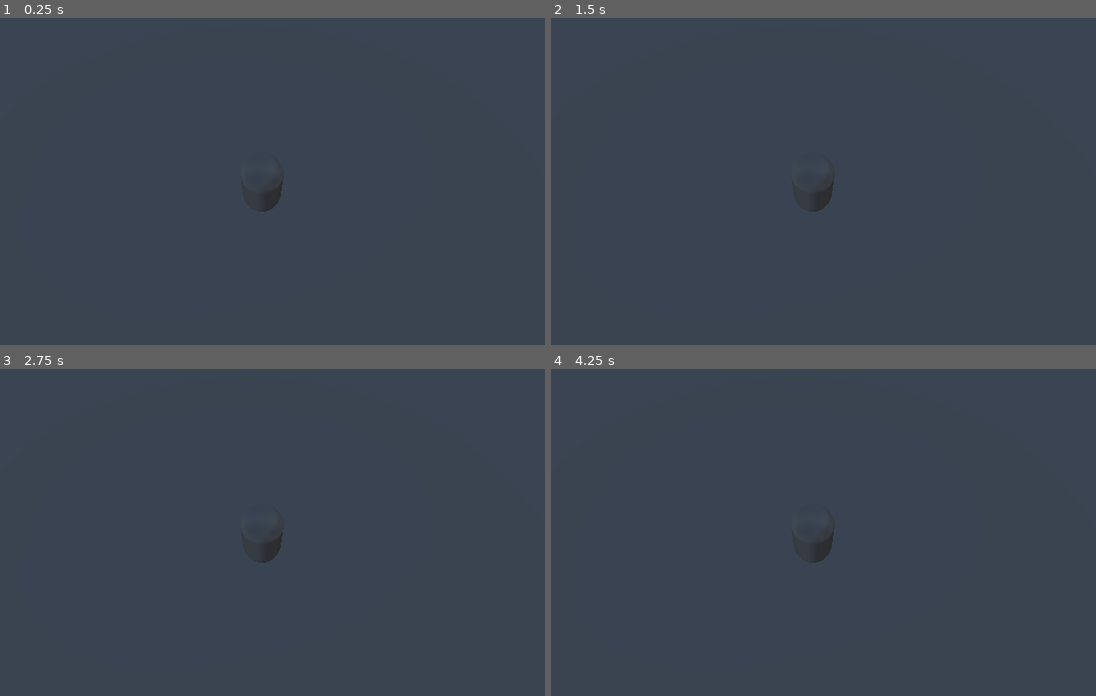
Above: before the commit, frames 1-4 (two rows, left to right).
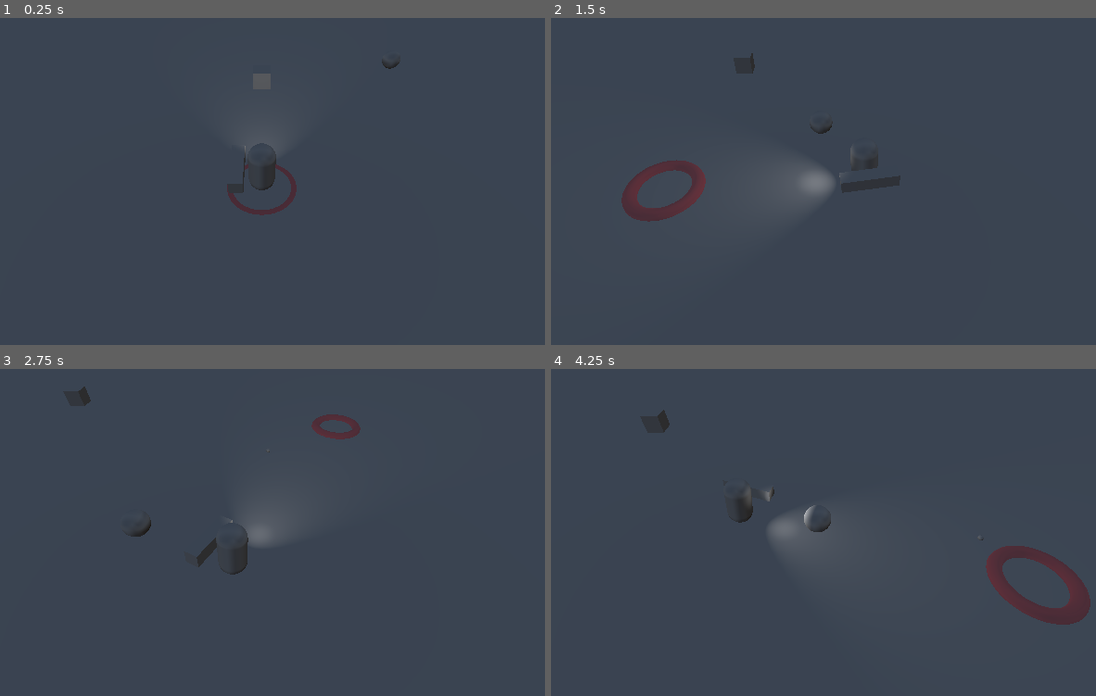
Above: after the commit, the same moments.

Repository: smekbo/scream-jam-2025
Game: Godot game, scene res://world.tscn
Two runs of this game, one before a commit and one after it. Both use one fixed random seed, a clock stepped at 60 frames per second and the inputs below.
Inputs (mouse positions are in pixels of both pictures, inside the frame that each line leads up to):
- Up to frame 1 (0.25 s): no input
- Up to frame 2 (1.5 s): tap Enter at 0.5 s; move the mouse to (976, 145) at 0.52 s; press the mouse at (976, 145) at 0.53 s; hold D (move_right) 0.53-1.28 s; move the mouse to (665, 188) at 1.27 s; release the mouse at (665, 188) at 1.28 s; hold S (move_backward) from 1.28 s (still down); click (665, 188) at 1.35 s
- Up to frame 3 (2.75 s): move the mouse to (337, 427) at 2.02 s; release S (move_backward) at 2.03 s; press the mouse at (337, 427) at 2.03 s; hold D (move_right) from 2.03 s (still down)
- Up to frame 4 (4.25 s): move the mouse to (774, 601) at 2.77 s; release D (move_right) at 2.78 s; release the mouse at (774, 601) at 2.78 s; hold W (move_forward) 2.78-3.53 s; click (774, 601) at 2.85 s; move the mouse to (1036, 581) at 3.52 s; press the mouse at (1036, 581) at 3.53 s; hold A (move_left) from 3.53 s (still down)

The runs differ from the first frame. In frame 1, 0.8% of the frame differs, in the area x 41-74%, y 13-61%; in frame 2, 2.3%; in frame 3, 1.4%; in frame 4, 3.3%, in the area x 19-99%, y 12-79%.

Commit message:
more stuff

Diff:
--- /dev/null
+++ b/enemy.gd
@@ -0,0 +1,23 @@
+extends CharacterBody3D
+
+@export var SPEED : int = 100
+
+var target : Vector3
+
+
+# Called when the node enters the scene tree for the first time.
+func _ready() -> void:
+	target = _game.player.global_position
+	_game.player.player_position_update.connect(on_target_changed)
+
+
+# Called every frame. 'delta' is the elapsed time since the previous frame.
+func _process(delta: float) -> void:
+	if target:
+		var direction = target - global_position
+		velocity = direction * SPEED * delta
+		move_and_slide()
+
+
+func on_target_changed(new_target : Vector3):
+	target = new_target
--- /dev/null
+++ b/enemy.tscn
@@ -0,0 +1,18 @@
+[gd_scene load_steps=4 format=3 uid="uid://318f23alwesp"]
+
+[ext_resource type="Script" uid="uid://dbcm457m2y6gw" path="res://enemy.gd" id="1_7k104"]
+
+[sub_resource type="SphereShape3D" id="SphereShape3D_4gyqm"]
+
+[sub_resource type="SphereMesh" id="SphereMesh_qi2p4"]
+
+[node name="Enemy" type="CharacterBody3D"]
+collision_layer = 2
+collision_mask = 5
+script = ExtResource("1_7k104")
+
+[node name="CollisionShape3D" type="CollisionShape3D" parent="."]
+shape = SubResource("SphereShape3D_4gyqm")
+
+[node name="MeshInstance3D" type="MeshInstance3D" parent="."]
+mesh = SubResource("SphereMesh_qi2p4")
--- a/game.gd
+++ b/game.gd
@@ -1,14 +1,8 @@
 extends Node3D
 class_name Game
 
+var player : Player
+
 
 func _ready() -> void:
-	print("GAME READY")
-
-
-func _input_event(_camera: Camera3D, event: InputEvent, _event_position: Vector3, _normal: Vector3, _shape_idx: int) -> void:
-	if event.is_class("InputEventMouse"):
-		process_mouse_movement(event)
-
-func process_mouse_movement(event : InputEventMouse):
-	print(event.position)
+	player = get_node("/root/World/Player")
--- a/player.gd
+++ b/player.gd
@@ -1,8 +1,16 @@
 extends CharacterBody3D
+class_name Player
 
-@export var SPEED : int = 1000
+signal player_position_update
 
-@onready var camera : Camera3D = $Camera3D
+@export var SPEED : int = 500
+@export var WEAPON : Weapon
+
+@onready var camera : Camera3D = $camera_handle/Camera3D
+@onready var crosshair : Node3D = $crosshair
+@onready var model_handle : Node3D = $model_handle
+
+var aiming_direction : Vector3
 
 
 func _ready() -> void:
@@ -12,7 +20,42 @@
 	if not is_on_floor():
 		velocity = ProjectSettings.get_setting("physics/3d/default_gravity") * ProjectSettings.get_setting("physics/3d/default_gravity_vector")
 
+	if Input.is_action_pressed("fire"):
+		WEAPON.fire(aiming_direction)
+
 	velocity.x = SPEED * delta * -1 * (Input.get_action_strength("move_left") - Input.get_action_strength("move_right"))
 	velocity.z = SPEED * delta * -1 * (Input.get_action_strength("move_forward") - Input.get_action_strength("move_backward"))
 
 	move_and_slide()
+	emit_signal("player_position_update", global_position)
+
+func _input(event: InputEvent) -> void:
+	if event.is_class("InputEventMouse"):
+		process_mouse_movement(event)
+
+func process_mouse_movement(event : InputEventMouse):
+	# figure out how far the mouse is from the middle of the viewport
+	#   and shift the camera based on that distance
+	var viewport_size : Vector2 = get_viewport().size
+	var viewport_center : Vector2 = Vector2(viewport_size.x/2, viewport_size.y/2)
+	var mouse_distance_from_center : Vector2 = event.position - viewport_center
+	camera.position.x = mouse_distance_from_center.x / 120
+	camera.position.z = mouse_distance_from_center.y / 100
+
+	# figure out where to put the mouse crosshair on the ground
+	var raycast_result
+	var ray_length = 100
+	var from = camera.project_ray_origin(event.position)
+	var to = from + camera.project_ray_normal(event.position) * ray_length
+	var space = get_world_3d().direct_space_state
+	var ray_query = PhysicsRayQueryParameters3D.new()
+	ray_query.collision_mask = 0b00000000_00000000_00000000_00000100
+	ray_query.from = from
+	ray_query.to = to
+	raycast_result = space.intersect_ray(ray_query)
+
+	# if the mouse is over ground, move the crosshair and rotate body
+	if raycast_result:
+		crosshair.global_position = Vector3(raycast_result.position.x, 0, raycast_result.position.z)
+		model_handle.look_at(crosshair.global_position)
+		aiming_direction = crosshair.global_position - model_handle.global_position
--- a/player.tscn
+++ b/player.tscn
@@ -1,19 +1,66 @@
-[gd_scene load_steps=4 format=3 uid="uid://djwx48nmfhvx6"]
+[gd_scene load_steps=8 format=3 uid="uid://djwx48nmfhvx6"]
 
 [ext_resource type="Script" uid="uid://bednfy0bk1bgs" path="res://player.gd" id="1_4flbx"]
+[ext_resource type="PackedScene" uid="uid://d3mylatt3vu7a" path="res://weapons/pistol/pistol.tscn" id="2_i3pqv"]
+[ext_resource type="Script" uid="uid://dskrt0io81tc2" path="res://ui.gd" id="2_onrkg"]
+
+[sub_resource type="CapsuleShape3D" id="CapsuleShape3D_4flbx"]
 
 [sub_resource type="CapsuleMesh" id="CapsuleMesh_sh265"]
 
-[sub_resource type="CapsuleShape3D" id="CapsuleShape3D_4flbx"]
+[sub_resource type="StandardMaterial3D" id="StandardMaterial3D_onrkg"]
+transparency = 1
+albedo_color = Color(0.9098039, 0, 0.07058824, 0.41960785)
 
-[node name="Player" type="CharacterBody3D"]
+[sub_resource type="TorusMesh" id="TorusMesh_onrkg"]
+material = SubResource("StandardMaterial3D_onrkg")
+inner_radius = 1.0
+outer_radius = 1.5
+
+[node name="Player" type="CharacterBody3D" node_paths=PackedStringArray("WEAPON")]
+collision_mask = 6
 script = ExtResource("1_4flbx")
-
-[node name="MeshInstance3D" type="MeshInstance3D" parent="."]
-mesh = SubResource("CapsuleMesh_sh265")
+WEAPON = NodePath("model_handle/weapon_handle/Pistol")
 
 [node name="CollisionShape3D" type="CollisionShape3D" parent="."]
 shape = SubResource("CapsuleShape3D_4flbx")
 
-[node name="Camera3D" type="Camera3D" parent="."]
-transform = Transform3D(1, 0, 0, 0, 0.4999999, 0.8660253, 0, -0.8660253, 0.4999999, 0, 6.0040693, 3.0028377)
+[node name="model_handle" type="Node3D" parent="."]
+
+[node name="MeshInstance3D" type="MeshInstance3D" parent="model_handle"]
+mesh = SubResource("CapsuleMesh_sh265")
+skeleton = NodePath("../..")
+
+[node name="weapon_handle" type="Node3D" parent="model_handle"]
+transform = Transform3D(1, 0, 0, 0, 1, 0, 0, 0, 1, -0.89356947, 0, 0)
+
+[node name="Pistol" parent="model_handle/weapon_handle" instance=ExtResource("2_i3pqv")]
+
+[node name="SpotLight3D" type="SpotLight3D" parent="model_handle"]
+light_energy = 1.5
+spot_range = 72.606316
+spot_angle = 39.42338
+
+[node name="OmniLight3D" type="OmniLight3D" parent="model_handle"]
+transform = Transform3D(1, 0, 0, 0, 1, 0, 0, 0, 1, 0, 0.5097184, -1.8035522)
+distance_fade_enabled = true
+omni_range = 1.5591534
+
+[node name="camera_handle" type="Node3D" parent="."]
+transform = Transform3D(1, 0, 0, 0, 1, 0, 0, 0, 1, 0, 7, 7)
+
+[node name="Camera3D" type="Camera3D" parent="camera_handle"]
+transform = Transform3D(1, 0, 0, 0, 0.7071067, 0.7071068, 0, -0.7071068, 0.7071067, 0, 0, 0)
+
+[node name="UI" type="Control" parent="."]
+layout_mode = 3
+anchors_preset = 15
+anchor_right = 1.0
+anchor_bottom = 1.0
+grow_horizontal = 2
+grow_vertical = 2
+script = ExtResource("2_onrkg")
+
+[node name="crosshair" type="MeshInstance3D" parent="."]
+transform = Transform3D(1, 0, 0, 0, 1, 0, 0, 0, 1, 0, -1.2578616, 0)
+mesh = SubResource("TorusMesh_onrkg")
--- a/project.godot
+++ b/project.godot
@@ -41,6 +41,11 @@
 "events": [Object(InputEventKey,"resource_local_to_scene":false,"resource_name":"","device":-1,"window_id":0,"alt_press …(192 unchanged characters)…
 ]
 }
+fire={
+"deadzone": 0.2,
+"events": [Object(InputEventMouseButton,"resource_local_to_scene":false,"resource_name":"","device":-1,"window_id":0,"alt_pressed":false,"shift_pressed":false,"ctrl_pressed":false,"meta_pressed":false,"button_mask":1,"position":Vector2(238, 26),"global_position":Vector2(247, 74),"factor":1.0,"button_index":1,"canceled":false,"pressed":true,"double_click":false,"script":null)
+]
+}
 
 [layer_names]
 
--- /dev/null
+++ b/ui.gd
@@ -0,0 +1,6 @@
+extends Control
+
+
+# Called when the node enters the scene tree for the first time.
+func _ready() -> void:
+	pass # Replace with function body.
--- /dev/null
+++ b/weapons/pistol/bullet.gd
@@ -0,0 +1,13 @@
+extends Projectile
+
+var speed = 100
+
+
+# Called when the node enters the scene tree for the first time.
+func _ready() -> void:
+	pass # Replace with function body.
+
+
+# Called every frame. 'delta' is the elapsed time since the previous frame.
+func _process(delta: float) -> void:
+	move_and_collide(direction.normalized() * delta * speed)
--- /dev/null
+++ b/weapons/pistol/bullet.tscn
@@ -0,0 +1,20 @@
+[gd_scene load_steps=4 format=3 uid="uid://bog4pnvgcxe5k"]
+
+[ext_resource type="Script" uid="uid://4c0kecsrwb77" path="res://weapons/pistol/bullet.gd" id="1_bk8kh"]
+
+[sub_resource type="SphereMesh" id="SphereMesh_kfrv5"]
+radius = 0.1
+height = 0.2
+
+[sub_resource type="SphereShape3D" id="SphereShape3D_kfrv5"]
+radius = 0.1
+
+[node name="Bullet" type="AnimatableBody3D"]
+constant_linear_velocity = Vector3(0, 0, 100)
+script = ExtResource("1_bk8kh")
+
+[node name="MeshInstance3D" type="MeshInstance3D" parent="."]
+mesh = SubResource("SphereMesh_kfrv5")
+
+[node name="CollisionShape3D" type="CollisionShape3D" parent="."]
+shape = SubResource("SphereShape3D_kfrv5")
--- /dev/null
+++ b/weapons/pistol/pistol.gd
@@ -0,0 +1,10 @@
+extends Weapon
+
+@export var projectile_scene : PackedScene
+
+
+func emit_projectile(direction : Vector3):
+	var new_bullet : Projectile = projectile_scene.instantiate()
+	new_bullet.global_position = business_end.global_position
+	new_bullet.direction = direction
+	get_node("/root").add_child(new_bullet)
--- /dev/null
+++ b/weapons/pistol/pistol.tscn
@@ -0,0 +1,19 @@
+[gd_scene load_steps=4 format=3 uid="uid://d3mylatt3vu7a"]
+
+[ext_resource type="Script" uid="uid://2whqvrf0hpan" path="res://weapons/pistol/pistol.gd" id="1_08c3m"]
+[ext_resource type="PackedScene" uid="uid://bog4pnvgcxe5k" path="res://weapons/pistol/bullet.tscn" id="2_nosnq"]
+
+[sub_resource type="BoxMesh" id="BoxMesh_swcir"]
+size = Vector3(0.5, 0.5, 2)
+
+[node name="Pistol" type="Node3D" node_paths=PackedStringArray("business_end")]
+script = ExtResource("1_08c3m")
+projectile_scene = ExtResource("2_nosnq")
+business_end = NodePath("Marker3D")
+metadata/_custom_type_script = "uid://kn88gltnw4kd"
+
+[node name="MeshInstance3D2" type="MeshInstance3D" parent="."]
+mesh = SubResource("BoxMesh_swcir")
+
+[node name="Marker3D" type="Marker3D" parent="."]
+transform = Transform3D(1, 0, 0, 0, 1, 0, 0, 0, 1, 0, 0, -1.1006287)
--- /dev/null
+++ b/weapons/projectile.gd
@@ -0,0 +1,4 @@
+extends AnimatableBody3D
+class_name Projectile
+
+var direction : Vector3
--- /dev/null
+++ b/weapons/weapon.gd
@@ -0,0 +1,27 @@
+extends Node3D
+class_name Weapon
+
+@export var projectile_damage : int = 10
+@export var firing_speed : float = 0.5
+@export var business_end : Node3D
+
+var time_since_last_fire : float = 0
+
+
+# Called when the node enters the scene tree for the first time.
+func _ready() -> void:
+	pass # Replace with function body.
+
+
+# Called every frame. 'delta' is the elapsed time since the previous frame.
+func _process(delta: float) -> void:
+	time_since_last_fire += delta
+
+func fire(direction : Vector3):
+	if time_since_last_fire >= firing_speed:
+		emit_projectile(direction)
+		print("Bang!")
+		time_since_last_fire = 0
+
+func emit_projectile(_direction : Vector3):
+	pass
--- a/world.tscn
+++ b/world.tscn
@@ -1,12 +1,13 @@
-[gd_scene load_steps=7 format=3 uid="uid://c2a2wpalwnbvp"]
+[gd_scene load_steps=9 format=3 uid="uid://c2a2wpalwnbvp"]
 
 [ext_resource type="PackedScene" uid="uid://djwx48nmfhvx6" path="res://player.tscn" id="1_f3sb7"]
+[ext_resource type="PackedScene" uid="uid://318f23alwesp" path="res://enemy.tscn" id="2_fj7yv"]
 
 [sub_resource type="PlaneMesh" id="PlaneMesh_gv5m4"]
-size = Vector2(100, 100)
+size = Vector2(500, 500)
 
 [sub_resource type="BoxShape3D" id="BoxShape3D_f3sb7"]
-size = Vector3(100, 1, 100)
+size = Vector3(500, 1, 500)
 
 [sub_resource type="ProceduralSkyMaterial" id="ProceduralSkyMaterial_f3sb7"]
 
@@ -16,17 +17,21 @@
 [sub_resource type="Environment" id="Environment_f3sb7"]
 background_mode = 2
 sky = SubResource("Sky_fj7yv")
-ambient_light_source = 3
+
+[sub_resource type="BoxMesh" id="BoxMesh_f3sb7"]
 
 [node name="World" type="Node3D"]
 
 [node name="StaticBody3D" type="StaticBody3D" parent="."]
+collision_layer = 4
+collision_mask = 0
 
 [node name="MeshInstance3D" type="MeshInstance3D" parent="StaticBody3D"]
 mesh = SubResource("PlaneMesh_gv5m4")
 skeleton = NodePath("../..")
 
 [node name="CollisionShape3D" type="CollisionShape3D" parent="StaticBody3D"]
+transform = Transform3D(1, 0, 0, 0, 1, 0, 0, 0, 1, 0, -0.46672094, 0)
 shape = SubResource("BoxShape3D_f3sb7")
 
 [node name="Player" parent="." instance=ExtResource("1_f3sb7")]
@@ -34,3 +39,10 @@
 
 [node name="WorldEnvironment" type="WorldEnvironment" parent="."]
 environment = SubResource("Environment_f3sb7")
+
+[node name="MeshInstance3D" type="MeshInstance3D" parent="."]
+transform = Transform3D(1, 0, 0, 0, 1, 0, 0, 0, 1, 0, 0.5835335, -7.883642)
+mesh = SubResource("BoxMesh_f3sb7")
+
+[node name="Enemy" parent="." instance=ExtResource("2_fj7yv")]
+transform = Transform3D(1, 0, 0, 0, 1, 0, 0, 0, 1, 11.73008, 1.2366829, -13.631165)
Not shown, added: enemy.gd.uid
Not shown, added: ui.gd.uid
Not shown, added: weapons/pistol/bullet.gd.uid
Not shown, added: weapons/pistol/pistol.gd.uid
Not shown, added: weapons/projectile.gd.uid
Not shown, added: weapons/weapon.gd.uid
